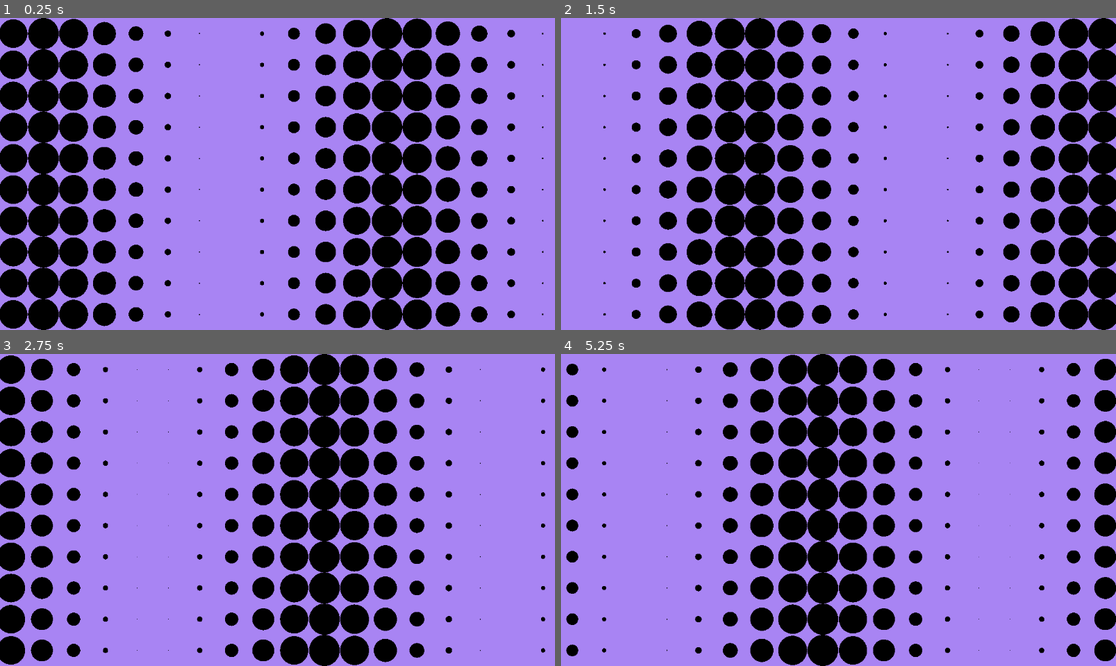
Above: before the commit, frames 1-4 (two rows, left to right).
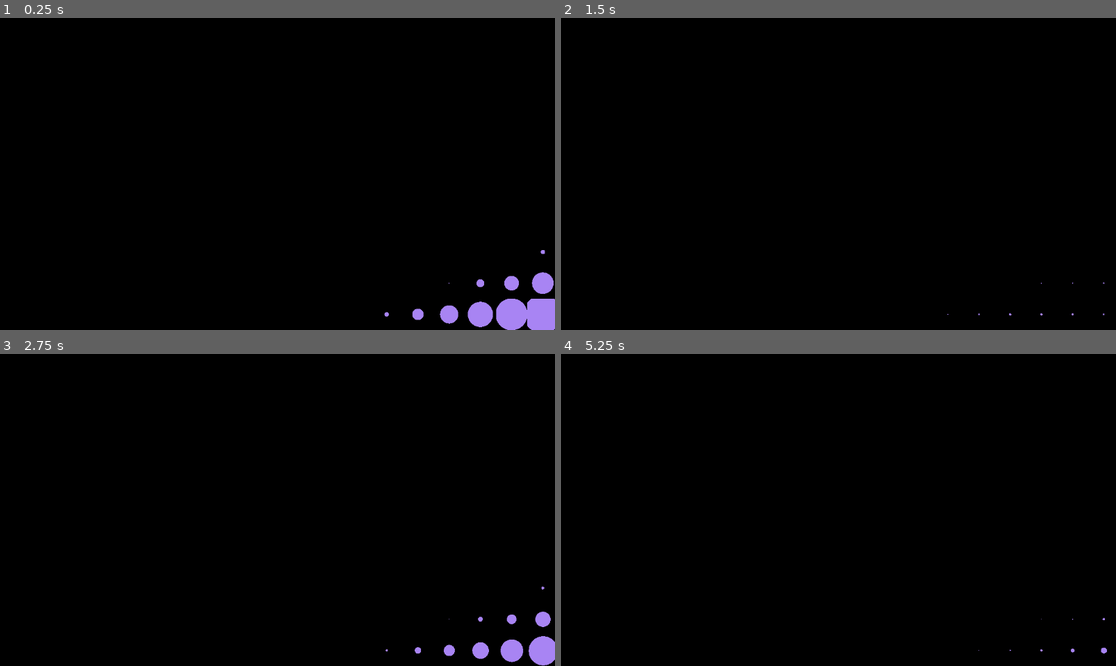
Above: after the commit, the same moments.

Repository: Neo-Ciber94/gdshaders_patterns
Game: Godot game, scene res://background.tscn
The game is run twice, just before and just after one commit, with the same random seed, the same clock (stepped at 60 frames per second) and the same inputs. Before the commit the project has no main scene; this scene is started directly in both runs.
Inputs (mouse positions are in pixels of both pictures, inside the frame that each line leads up to):
- Up to frame 1 (0.25 s): no input
- Up to frame 2 (1.5 s): move the mouse to (960, 158) at 0.52 s; move the mouse to (727, 189) at 1.27 s
- Up to frame 3 (2.75 s): move the mouse to (333, 441) at 2.02 s
- Up to frame 4 (5.25 s): move the mouse to (810, 572) at 2.77 s; move the mouse to (1005, 556) at 3.52 s; move the mouse to (672, 463) at 4.27 s; move the mouse to (866, 510) at 5.02 s

The runs differ from the first frame. In frame 1, 66% of the frame differs, in the area x 0-100%, y 0-100%; in frame 2, 70%; in frame 3, 75%; in frame 4, 79%.

Commit message:
Apply filter using image

Diff:
--- a/background.tscn
+++ b/background.tscn
@@ -1,17 +1,22 @@
-[gd_scene load_steps=3 format=3 uid="uid://dmj5hb7v3evsu"]
+[gd_scene load_steps=5 format=3 uid="uid://dmj5hb7v3evsu"]
 
-[ext_resource type="Shader" uid="uid://d0ifr4xwjrvrf" path="res://shaders/sdf_pattern_01.gdshader" id="1_oabld"]
+[ext_resource type="Shader" uid="uid://bsns4rsyku5f6" path="res://shaders/noise_01.gdshader" id="1_oabld"]
+
+[sub_resource type="Gradient" id="Gradient_oabld"]
+
+[sub_resource type="GradientTexture2D" id="GradientTexture2D_i7s6n"]
+gradient = SubResource("Gradient_oabld")
+fill_from = Vector2(0.86752135, 0.8119658)
+fill_to = Vector2(1, 1)
 
 [sub_resource type="ShaderMaterial" id="ShaderMaterial_i7s6n"]
 shader = ExtResource("1_oabld")
-shader_parameter/c1 = Color(0.65882355, 0.5176471, 0.9529412, 1)
-shader_parameter/c2 = Color(0, 0, 0, 1)
-shader_parameter/shape_type = 0
-shader_parameter/offset = Vector2(10, 0)
-shader_parameter/radius = 1.0
-shader_parameter/speed = 3.0
-shader_parameter/amount = 10.0
-shader_parameter/radius_variation = 0.25
+shader_parameter/color_1 = Color(0, 0, 0, 1)
+shader_parameter/color_2 = Color(0.65882355, 0.5176471, 0.9529412, 1)
+shader_parameter/intensity_mask = SubResource("GradientTexture2D_i7s6n")
+shader_parameter/tiles = 10.000000149012
+shader_parameter/radius = 0.76999998278896
+shader_parameter/speed = 1.999999955296
 
 [node name="Background" type="ColorRect"]
 material = SubResource("ShaderMaterial_i7s6n")
--- /dev/null
+++ b/materials/circles_sdf_material.tres
@@ -0,0 +1,14 @@
+[gd_resource type="ShaderMaterial" load_steps=2 format=3 uid="uid://b15akf08vqyfy"]
+
+[ext_resource type="Shader" uid="uid://d0ifr4xwjrvrf" path="res://shaders/sdf_pattern_01.gdshader" id="1_cfckc"]
+
+[resource]
+shader = ExtResource("1_cfckc")
+shader_parameter/c1 = Color(0.65882355, 0.5176471, 0.9529412, 1)
+shader_parameter/c2 = Color(0, 0, 0, 1)
+shader_parameter/shape_type = 0
+shader_parameter/offset = Vector2(-10, -10)
+shader_parameter/radius = 0.9
+shader_parameter/speed = 3.0
+shader_parameter/amount = 10.0
+shader_parameter/radius_variation = 0.25
--- a/project.godot
+++ b/project.godot
@@ -11,6 +11,7 @@
 [application]
 
 config/name="pop_art_experiments"
+run/main_scene="uid://dmj5hb7v3evsu"
 config/features=PackedStringArray("4.5", "GL Compatibility")
 config/icon="res://icon.svg"
 
--- /dev/null
+++ b/shaders/noise_01.gdshader
@@ -0,0 +1,69 @@
+shader_type canvas_item;
+
+group_uniforms Colors;
+uniform vec4 color_1: source_color = vec4(1.0, 1.0, 1.0, 1.0);
+uniform vec4 color_2: source_color = vec4(0.0, 0.0, 0.0, 1.0);
+
+group_uniforms Values;
+uniform sampler2D intensity_mask: repeat_enable;
+uniform float tiles: hint_range(0.0, 200.0, 0.1) = 50.0;
+uniform float radius: hint_range(0.0, 10.0, 0.01) = 0.5;
+uniform float speed: hint_range(0.0, 10.0, 0.01) = 5.0;
+
+float sdCircle(vec2 p, float r){
+    return length(p) - r;
+}
+
+// Hash function to generate pseudo-random values per cell
+float hash(vec2 p) {
+    return fract(sin(dot(p, vec2(127.1, 311.7))) * 43758.5453123);
+}
+
+void fragment() {
+    vec2 uv = UV;
+
+    float delta_x = fwidth(UV.x);
+    float delta_y = fwidth(UV.y);
+    float aspect_ratio = delta_y / delta_x;
+
+    uv -= vec2(0.5);
+    uv.x *= aspect_ratio;
+
+    vec2 grid = uv * tiles;
+	vec2 cell = floor(grid);
+	vec2 local_uv = cell / tiles;
+
+    vec2 cell_center = (cell + vec2(0.5)) / tiles;
+    vec2 mask_uv = cell_center;
+    mask_uv.x /= aspect_ratio;
+    mask_uv += vec2(0.5);
+
+	vec2 local_pos = fract(grid) - vec2(0.5);
+	float intensity = texture(intensity_mask, mask_uv).r;
+
+    float t = TIME * speed;
+	//float offset = uv.x + uv.y;
+	float offset = uv.x + uv.y;
+
+    float pulse = ((sin(t + offset) + 1.0) * 0.5);
+
+	float r = radius * intensity * pulse;
+	float dist = sdCircle(local_pos, r);
+	//float x = step(dist, 0.0);
+	vec4 target_color = vec4(1.0);
+
+	if (dist >= 0.0) {
+		target_color = color_1;
+	} else {
+		target_color = color_2;
+	}
+
+	//float mask_value = texture(intensity_mask, UV).r;
+//
+	//if (mask_value >= 0.6) {
+		//target_color = color_2;
+	//}
+
+	COLOR = target_color;
+
+}
--- a/shaders/sdf_pattern_01.gdshader
+++ b/shaders/sdf_pattern_01.gdshader
@@ -9,7 +9,7 @@
 group_uniforms Shape;
 uniform int shape_type: hint_enum("Circle", "Triangle", "Pentagon", "Hexagon", "Hexagram") = 0;
 uniform vec2 offset = vec2(10.0, 0.0);
-uniform float radius: hint_range(0.0, 5.0, 0.01)  = 1.0;
+uniform float radius: hint_range(0.0, 5.0, 0.01)  = 0.9;
 uniform float speed: hint_range(0.0, 10.0, 0.01) = 3.0;
 uniform float amount: hint_range(0.0, 100.0, 0.1) = 10;
 uniform float radius_variation: hint_range(0.0, 10.0, 0.01) = 0.25;
@@ -96,13 +96,15 @@
 	float y_offset = uv.y * offset.y;
 	float wav_offset = x_offset + y_offset;
 	float wave = (sin(TIME * speed + wav_offset) + 1.0) * radius_variation;
-	float r = wave * radius; // wave + radius
+	float r = wave * radius;
+	//float r = wave + radius;
 
-	float dist = draw_shape(fact_uv, r);
+	float x = r;
+	float dist = draw_shape(fact_uv, x);
 	vec4 color = vec4(0.0, 0.0, 0.0, 1.0);
 	//float c = step(dist, 0.0);
 
-	if (dist > 0.0) {
+	if (dist >= 0.0) {
 		color = c1;
 	} else {
 		color = c2;
Not shown, added: shaders/noise_01.gdshader.uid
